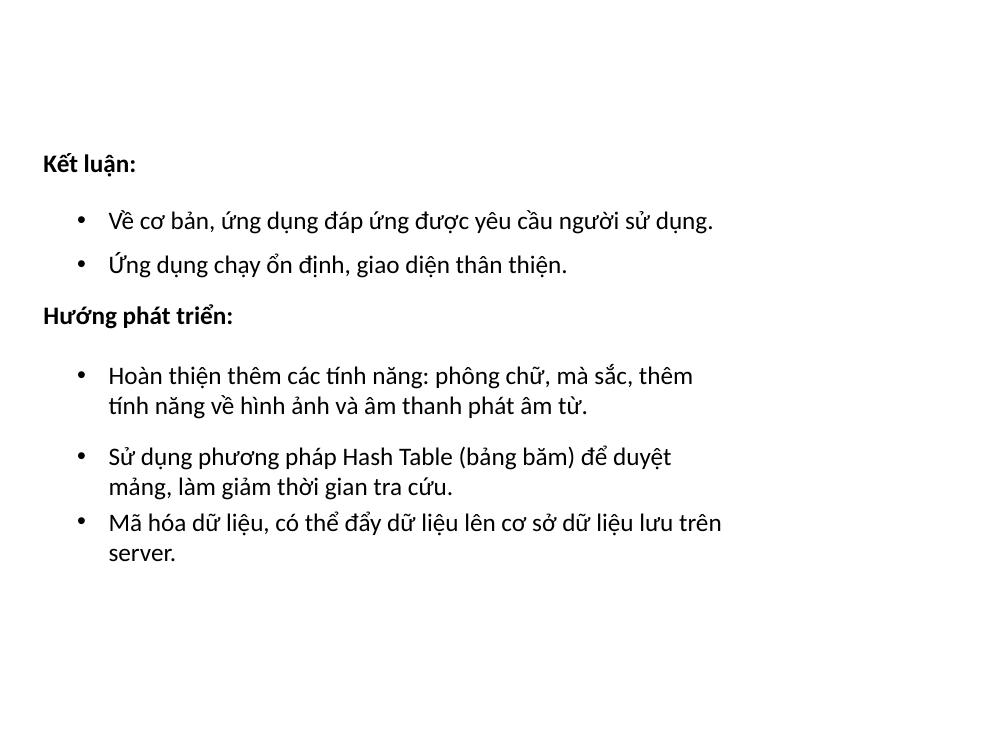
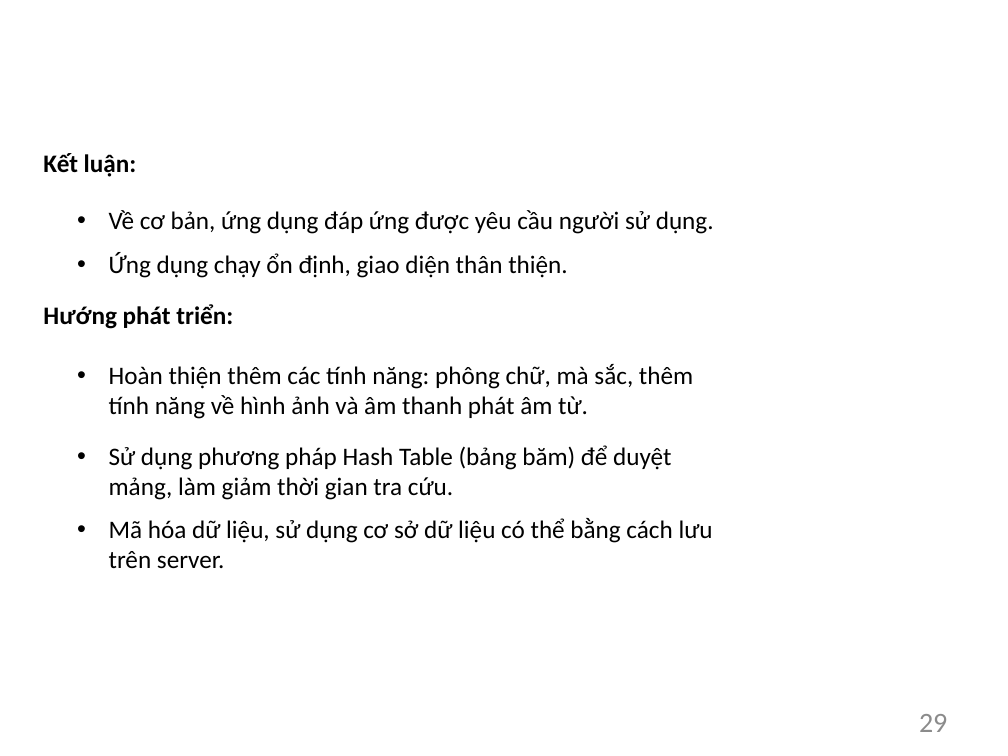
Before and after one commit to TrinhVanHieu/DoAn2018_EVDict, a slide deck: slide 29 of BaoCaoEVDict/Slide/BaoCao.pptx (slide 21 before the commit). Drawn at 1008x756 pixels with LibreOffice and Linux fonts; fonts in the diff are those of the drawing; background and template pictures are left out. Boxes give left, top, right and bottom in pixels: in the first picture for what was removed or moved away, otherwise in the second. Text is boxed around its words. In the diff, an @@ line names an element or a change of style, - is before the commit and + after.

```diff
--- a/BaoCaoEVDict/Slide/BaoCao.pptx
+++ b/BaoCaoEVDict/Slide/BaoCao.pptx
@@ text at bbox=[109, 518, 713, 569]: text changed @@
-• Mã hóa dữ liệu, có thể đẩy dữ liệu lên cơ sở dữ liệu lưu trên server.
+• Mã hóa dữ liệu, sử dụng cơ sở dữ liệu có thể bằng cách lưu trên server.
@@ page number added at bbox=[919, 714, 947, 732], 20 pt, text #8C8C8C @@
+29
```
Also in this commit, not shown: 20 other slides changed, 10 slides added, 1 slide removed, 19 other files.
